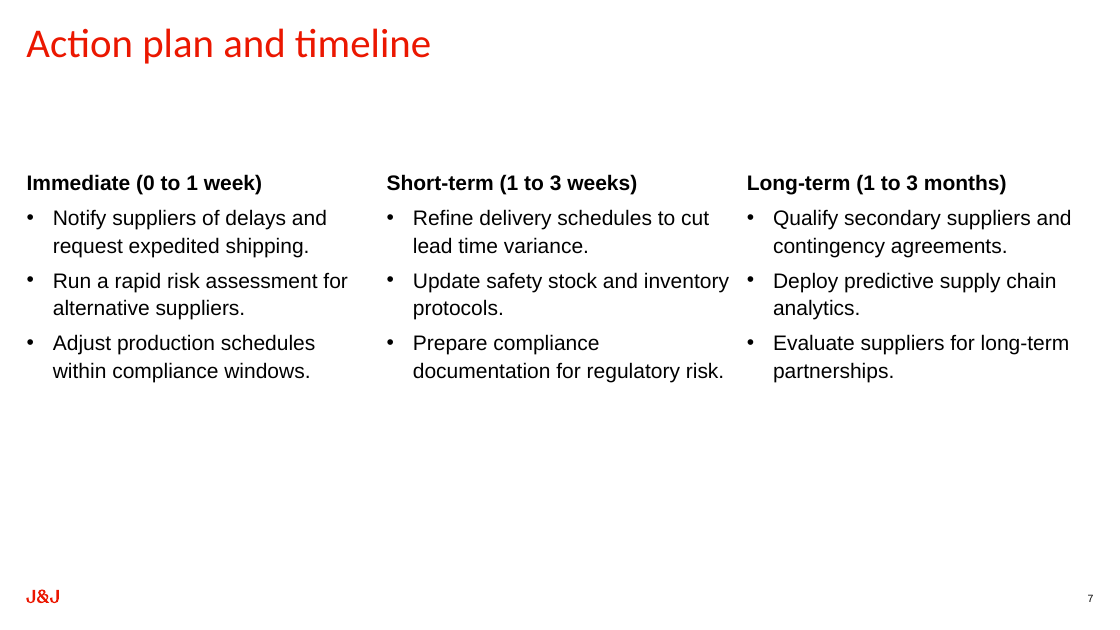
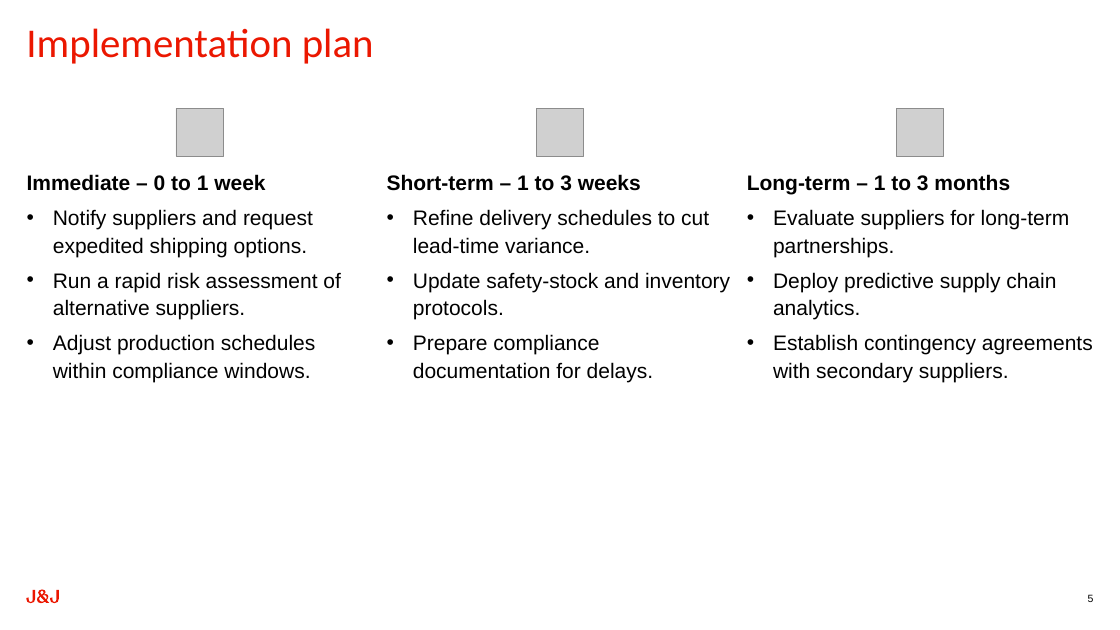
Before and after one commit to vatieh-jnj/AI-Powered-w-Copilot, a slide deck: slide 5 of CoPilot Project/Supply Chain Issue Compliance Report.pptx (slide 7 before the commit). Drawn at 1120x630 pixels with LibreOffice and Linux fonts; fonts in the diff are those of the drawing; grey boxes stand for pictures; background and template pictures are left out. Boxes give left, top, right and bottom in pixels: in the first picture for what was removed or moved away, otherwise in the second. Text is boxed around its words. In the diff, an @@ line names an element or a change of style, - is before the commit and + after.

```diff
--- a/CoPilot Project/Supply Chain Issue Compliance Report.pptx
+++ b/CoPilot Project/Supply Chain Issue Compliance Report.pptx
@@ title at [26,28,374,64]: text changed @@
-Action plan and timeline
+Implementation plan
@@ picture added at [176,108,224,156] @@
@@ picture added at [536,108,584,156] @@
@@ picture added at [897,108,944,156] @@
@@ text at [27,174,340,320]: text changed @@
-Immediate (0 to 1 week)
-  • Notify suppliers of delays and request expedited shipping.
-  • Run a rapid risk assessment for alternative suppliers.
+Immediate – 0 to 1 week
+  • Notify suppliers and request expedited shipping options.
+  • Run a rapid risk assessment of alternative suppliers.
@@ text at [387,174,730,382]: text changed @@
-Short-term (1 to 3 weeks)
-  • Refine delivery schedules to cut lead time variance.
-  • Update safety stock and inventory protocols.
-  • Prepare compliance documentation for regulatory risk.
+Short-term – 1 to 3 weeks
+  • Refine delivery schedules to cut lead-time variance.
+  • Update safety-stock and inventory protocols.
+  • Prepare compliance documentation for delays.
@@ text at [747,174,1070,257]: text changed @@
-Long-term (1 to 3 months)
-  • Qualify secondary suppliers and contingency agreements.
+Long-term – 1 to 3 months
+  • Evaluate suppliers for long-term partnerships.
@@ text at [773,334,1093,382]: text changed @@
-  • Evaluate suppliers for long-term partnerships.
+  • Establish contingency agreements with secondary suppliers.
@@ page number at [1088,594,1094,602]: text changed @@
-7
+5
```
Also in this commit, not shown: 1 other slide changed, 3 slides added, 5 slides removed.
